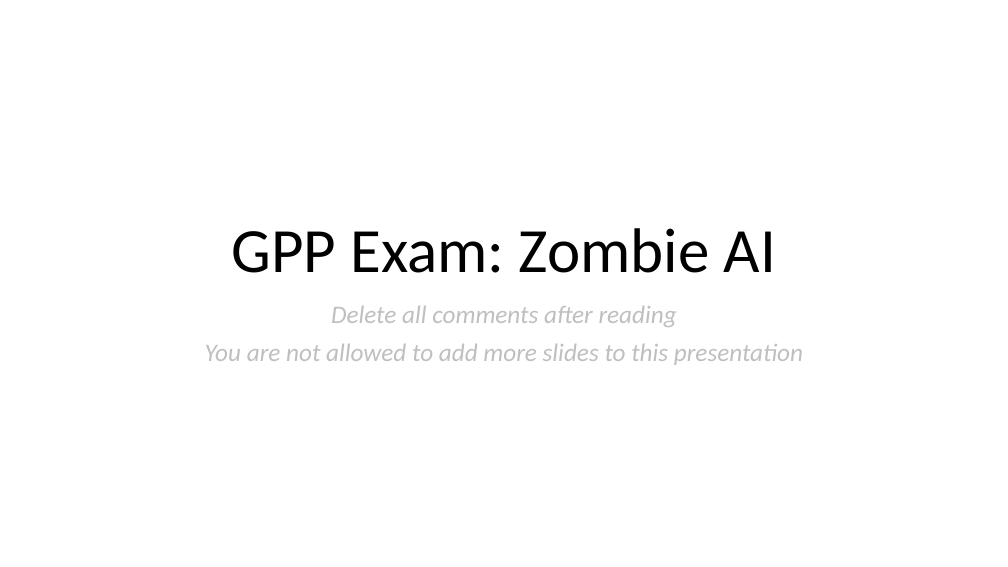
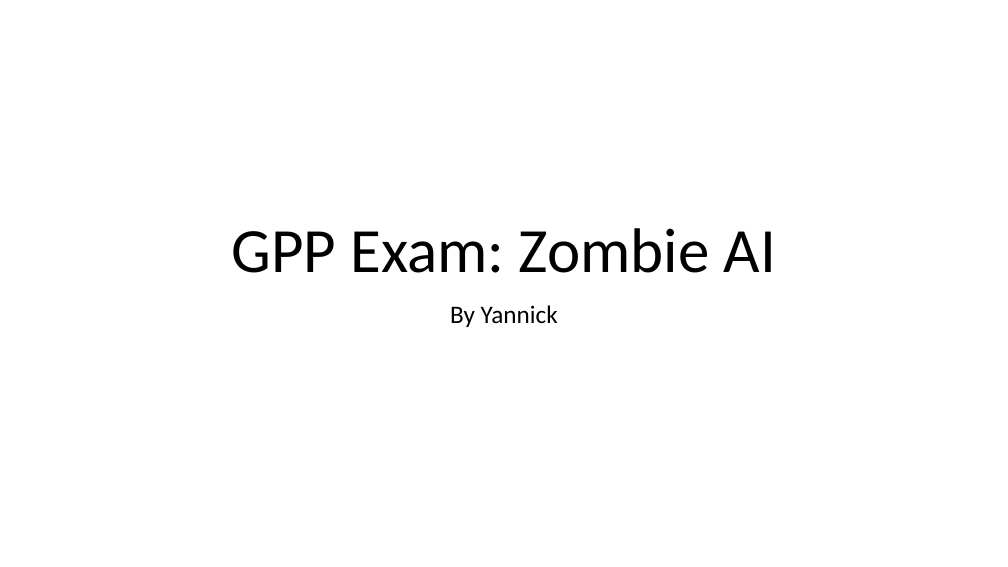
Before and after one commit to DAE-GD-2025-2026/gameai-zombie-Yannick-Ruijter, a slide deck: slide 1 of GPP_ZombieAI_RuijterYannick_2DAE09.pptx. Drawn at 1008x567 pixels with LibreOffice and Linux fonts; fonts in the diff are those of the drawing. Boxes give left, top, right and bottom in pixels: in the first picture for what was removed or moved away, otherwise in the second. Text is boxed around its words. In the diff, an @@ line names an element or a change of style, - is before the commit and + after.

```diff
--- a/GPP_ZombieAI_RuijterYannick_2DAE09.pptx
+++ b/GPP_ZombieAI_RuijterYannick_2DAE09.pptx
@@ subtitle at [450, 305, 558, 327]: text changed; text colour #BFBFBF to #000000; italic off @@
-Delete all comments after reading
-You are not allowed to add more slides to this presentation
+By Yannick
```
Also in this commit, not shown: 3 other slides changed, 3 slides added, 3 slides removed, 1 other file.
